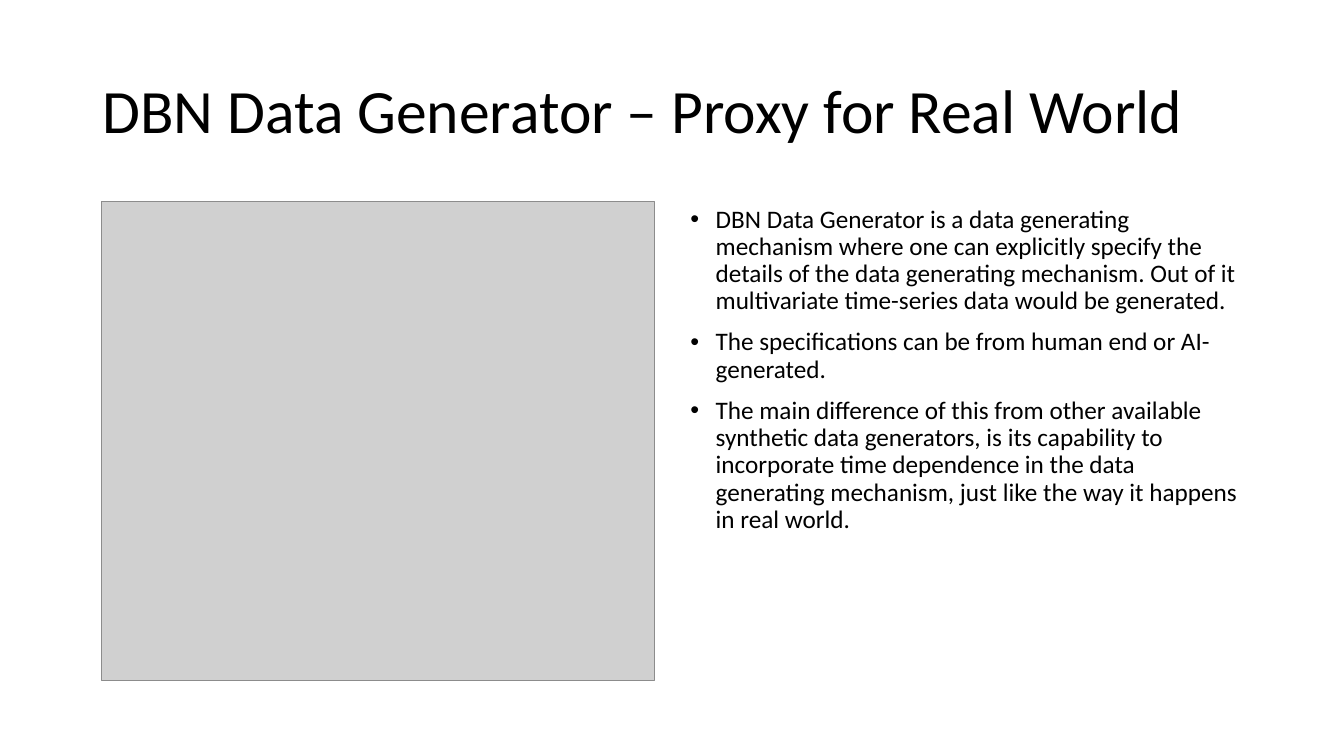
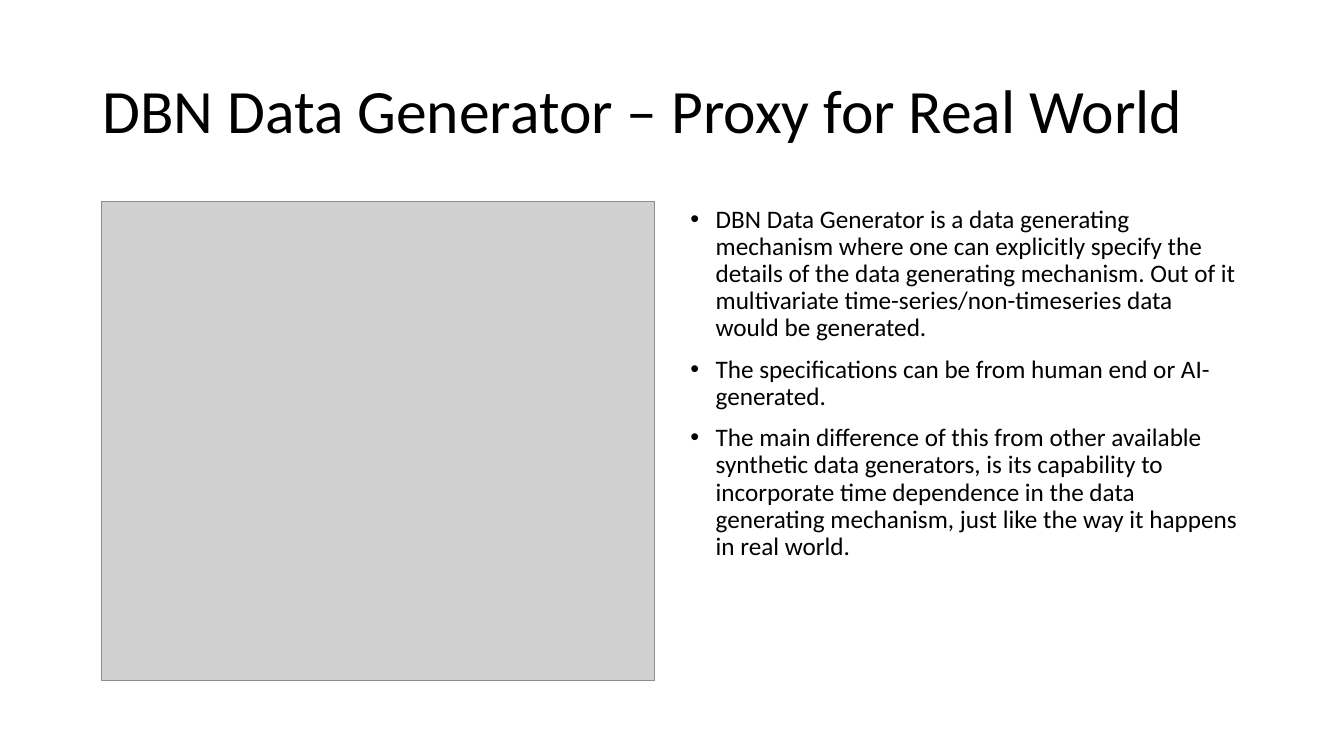
Before and after one commit to AnirbanChakraborty06/DBN-Data-Generator, a slide deck: slide 12 of Utility of Dynamic Bayesian Networks.pptx (slide 11 before the commit). Drawn at 1344x756 pixels with LibreOffice and Linux fonts; fonts in the diff are those of the drawing; grey boxes stand for pictures. Boxes give left, top, right and bottom in pixels: in the first picture for what was removed or moved away, otherwise in the second. Text is boxed around its words. In the diff, an @@ line names an element or a change of style, - is before the commit and + after.

Commit message:
Updating presentation on utility of DBN-Generator
Few slides have been added to the existing presentation.

```diff
--- a/Utility of Dynamic Bayesian Networks.pptx
+++ b/Utility of Dynamic Bayesian Networks.pptx
@@ text at bbox=[716, 210, 1235, 341]: text changed @@
-• DBN Data Generator is a data generating mechanism where one can explicitly specify the details of the data generating mechanism. Out of it multivariate time-series data would be generated.
+• DBN Data Generator is a data generating mechanism where one can explicitly specify the details of the data generating mechanism. Out of it multivariate time-series/non-timeseries data would be generated.
```
Also in this commit, not shown: 5 other slides changed, 7 slides added.
